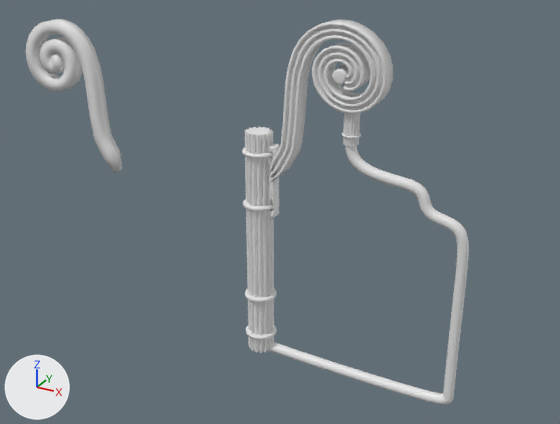
The Blender file blender files/street-light.blend, before and after one commit.
Rendered twice from a 50 mm camera at (9.79, -16.66, 11.76) aimed at (0.47, 0.28, 3.29). Lighting does not change. The marker at lower left points along +X, +Y and +Z.
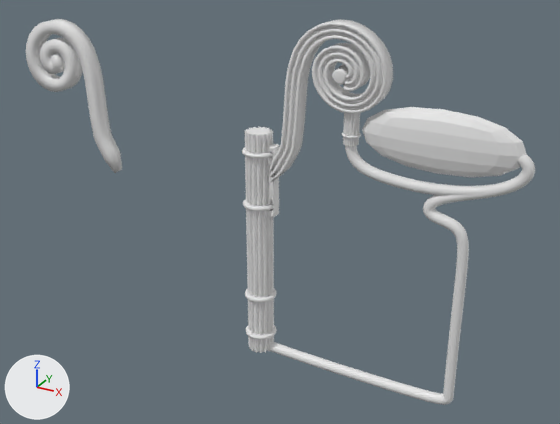
Diff of the bpy script that builds the scene:
```diff
--- a/blender files/street-light.blend.py
+++ b/blender files/street-light.blend.py
@@ me_cube @@
+me_cube.from_pydata(...)  # a box spanning x -1.0..1.0, y -1.0..1.0, z -1.0..1.0
@@ cu_nurbspath @@
 cu_nurbspath.dimensions = '3D'
-_sp = cu_nurbspath.splines.new('NURBS'); _sp.points.add(12)
-_sp.points.foreach_set('co', [-1.889, 0.0, 0.844, 1.0, -1.956, 0.0, 0.244, 1.0, -1.0, 0.0, 0.0, 1.0, -0.499, 0.0, 0.0, 1.0, 0.172, 0.0, -0.0952, 1.0, -0.0256, 0.0, -0.834, 1.0, 1.163, 0.0, -0.71, 1.0, 1.122, 0.0, -1.577, 1.0, 1.122, 0.0, -5.371, 1.0, 1.122, 0.0, -5.819, 1.0, 1.199, 0.0, -5.939, 1.0, -4.268, 0.0, -5.857, 1.0, -4.36, 0.0, -5.777, 1.0])
+_sp = cu_nurbspath.splines.new('NURBS'); _sp.points.add(18)
+_sp.points.foreach_set('co', [-1.889, 0.0, 0.844, 1.0, -1.956, 0.0, 0.244, 1.0, -1.0, 0.0, 0.0, 1.0, -0.499, 0.0, 0.0, 1.0, 0.172, 0.0, -0.0952, 1.0, 2.527, 0.0, 0.214, 1.0, 2.634, 0.0, 1.504, 1.0, -0.304, 0.0, 0.848, 1.0, 2.634, 0.0, 1.504, 1.0, 2.527, 0.0, 0.214, 1.0, 0.172, 0.0, -0.0952, 1.0, -0.0256, 0.0, -0.834, 1.0, 1.163, 0.0, -0.71, 1.0, 1.122, 0.0, -1.577, 1.0, 1.122, 0.0, -5.371, 1.0, 1.122, 0.0, -5.819, 1.0, 1.199, 0.0, -5.939, 1.0, -4.268, 0.0, -5.857, 1.0, -4.36, 0.0, -5.777, 1.0])
 _sp.order_u = 5
@@ ob_cube_001 @@
+ob_cube_001 = bpy.data.objects.new('Cube.001', me_cube)
+ob_cube_001.location = (4.83, 0.0, 6.07)
+ob_cube_001.scale = (2.33, 0.404, 0.923)
+_m = ob_cube_001.modifiers.new('Subdivision', 'SUBSURF')
+_m.levels = 2
```

Changed parts and their boxes [x1, y1, x2, y2] in the pictures (560 x 424 px):
'Cube.001', added
    after: [362, 107, 527, 177]
'NurbsPath', reshaped (33% wider)
    before: [267, 145, 469, 405]
    after: [267, 145, 535, 405]
